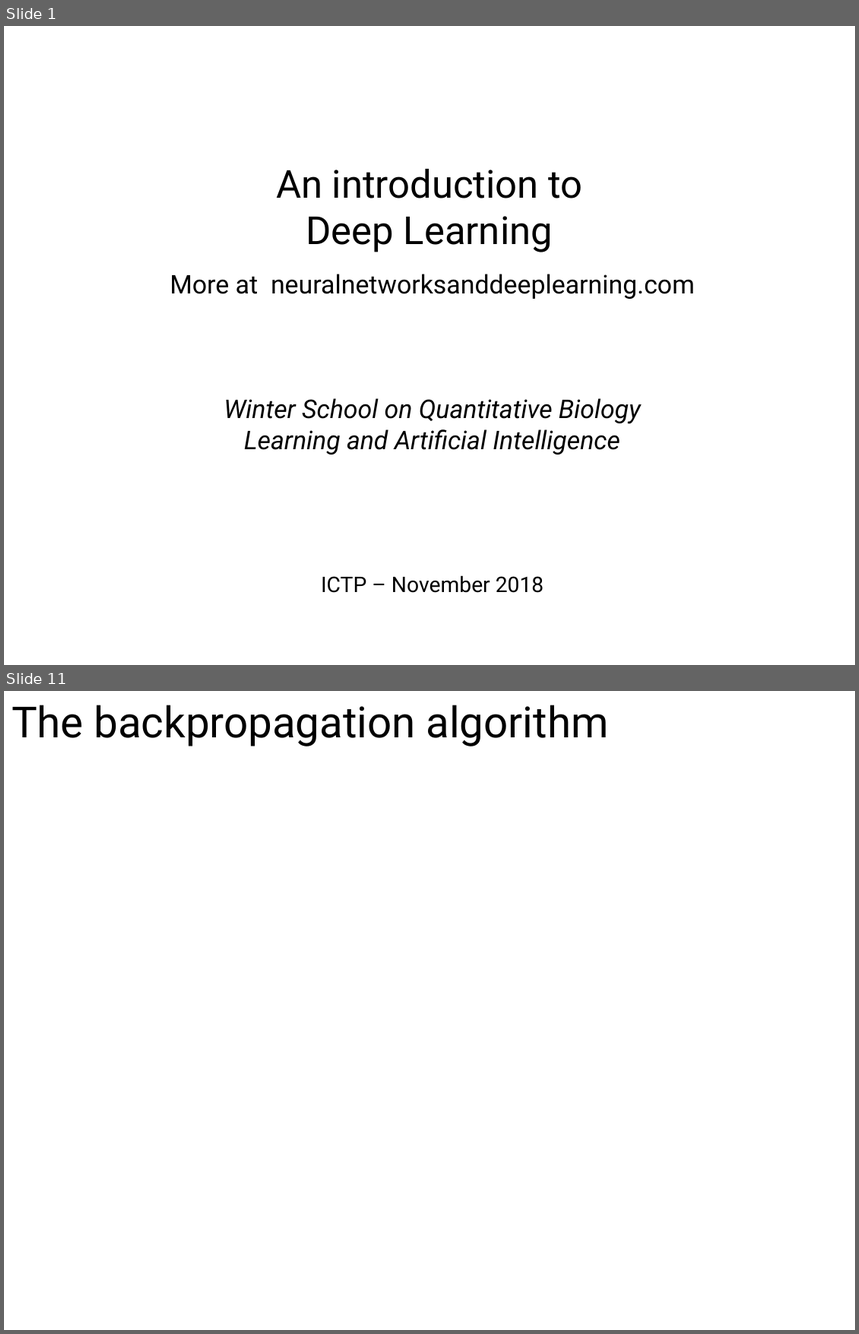
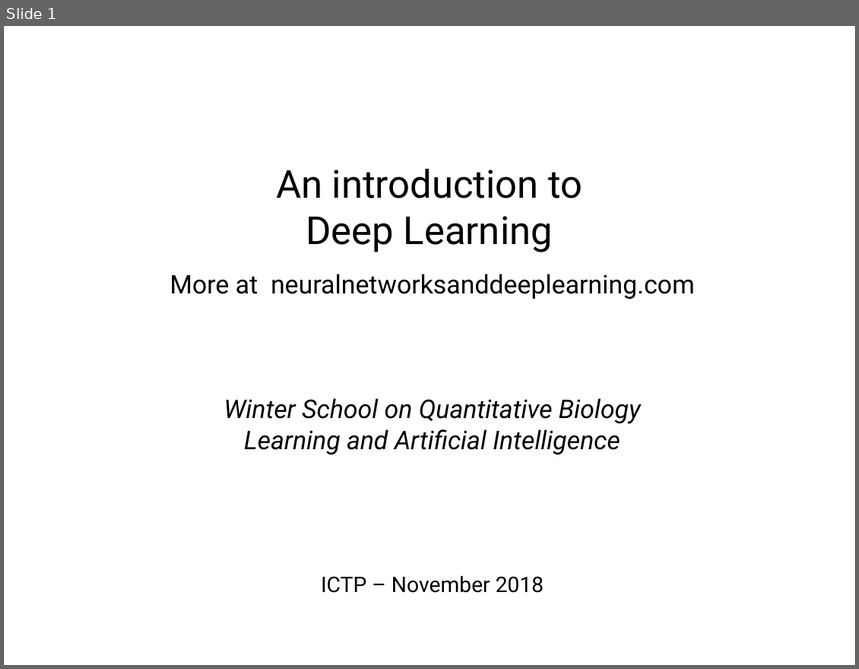
Before and after one commit to ansuini/Winter_School_QLS_2018, a slide deck: Lecture1/slides/Alberto_DeepLearning.odp. Shown one above the other, each under a label of ours: slides 1 and 11 before the commit, slide 1 after it; the slides between them are not shown. The pictures are 859x1334 and 859x669 pixels, drawn with LibreOffice and Linux fonts; fonts in the diff are those of the drawing. Boxes give left, top, right and bottom in pixels: in the first picture for what was removed or moved away, otherwise in the second. Text is boxed around its words. In the diff, an @@ line names an element or a change of style, - is before the commit and + after.

```diff
--- a/Lecture1/slides/Alberto_DeepLearning.odp
+++ b/Lecture1/slides/Alberto_DeepLearning.odp
@@ slide 11 removed at [4, 691, 855, 1330], background #FFFFFF @@
@@ text removed at [12, 705, 609, 746] @@
-The backpropagation algorithm
```
Also in this commit, not shown: 7 slides changed, 4 slides added, 2 other slides removed, 4 other files.
